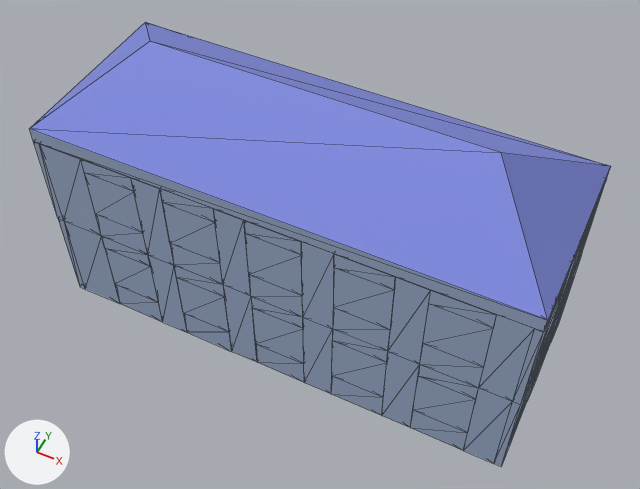
Two versions of the glTF model src/assets/3d/solid/models/Water_Softening_Room.glb, one commit apart.
Rendered twice from a 50 mm camera at (8.9, -17.39, 19.82) aimed at (0.51, -0.6, -1.16). Lighting does not change. The marker at lower left points along +X, +Y and +Z. The picture after the commit comes second. Mesh edges are drawn as thin lines. Where no turn or scale is listed for an object, it has been applied to the vertices. Vertices at exactly the same position are counted once.

The older version as bpy lines, for what is in view:
```python
mat_roof = principled_material('roof')
mat_roof.base_color = (0.224, 0.271, 0.8)  # blue #828ee7
mat_roof.roughness = 0.553
me_mesh = bpy.data.meshes.new('Mesh')
me_mesh.from_pydata(...)  # 10 vertices, 20 faces; spans x -8.0..8.0, y -3.1..3.1, z 1.8..4.3
# faces by material slot: [12, 8]
me_mesh.materials.append(mat_wall)  # blue #afc2e3
me_mesh.materials.append(mat_roof)  # blue #828ee7
me_mesh_100 = bpy.data.meshes.new('Mesh.100')
me_mesh_100.from_pydata(...)  # 432 vertices, 1440 faces; spans x -8.0..8.0, y -3.1..3.1, z -5.2..1.8
# faces by material slot: [1416, 24]
me_mesh_100.materials.append(mat_wall)  # blue #afc2e3
me_mesh_100.materials.append(mat_door)  # green #00ff00
ob_floor1 = bpy.data.objects.new('Floor1', me_mesh_100)
ob_floor1.location = (0.0, 0.0, 0.0)
ob_roof = bpy.data.objects.new('Roof', me_mesh)
ob_roof.location = (0.0, 0.0, 0.0)
```
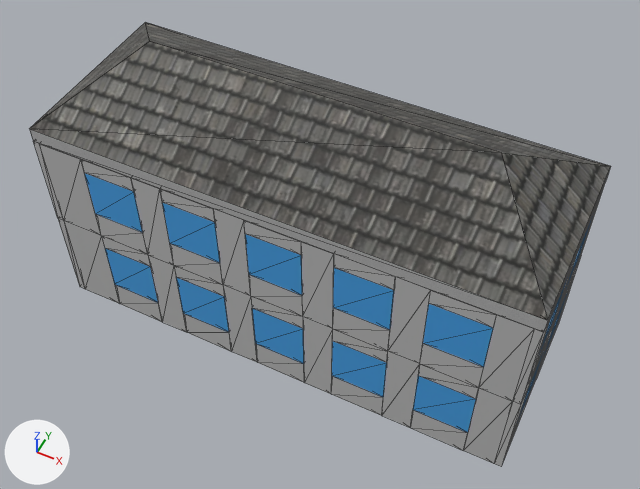
The edits, one by one:
Picture 'gate' (img_gate) is new.
Picture 'ground' (img_ground) is new.
Picture 'window' (img_window) is new.
Picture 'roof' (img_roof) is new.
In material 'roof' (mat_roof), base_color is no longer (0.224, 0.271, 0.8), blue #828ee7.
In material 'roof' (mat_roof), texture is now set to img_roof.
Material 'gate' (mat_gate) is new.
Its texture is img_gate.
Its roughness is 0.553.
Material 'ground' (mat_ground) is new.
Its texture is img_ground.
Its roughness is 0.553.
Material 'window' (mat_window) is new.
Its texture is img_window.
Its roughness is 0.553.
me_mesh_100 is used by ob_floor1; location (0.0, 0.0, 0.0).
me_mesh_100 had 432 vertices, 1440 faces and spanned x -8.0..8.0, y -3.1..3.1, z -5.2..1.8.
me_mesh_100 no longer uses material mat_door (green #00ff00).
me_mesh_100 now has 432 vertices, 1454 faces and spans x -8.0..8.0, y -3.1..3.1, z -5.2..1.8.
me_mesh_100 part 1: 1290 kept faces spanning x -8.0..8.0, y -3.1..3.1, z -5.2..1.8 get new texture (UV) coordinates.
me_mesh_100 part 2: 1048 faces spanning x -8.0..8.0, y -3.1..3.1, z -5.2..1.8 switch from mat_wall (blue #afc2e3) to mat_ground (picture img_ground).
me_mesh_100 part 3: 312 faces spanning x -8.0..8.0, y -3.1..3.1, z -4.1..1.2 switch from mat_wall (blue #afc2e3) to mat_window (picture img_window).
Edits to the shape of me_mesh_100 do not show in these pictures.
me_mesh_100 gains material mat_gate (picture img_gate).

Where the change shows, as pixel boxes (x1, y1, x2, y2) in the pictures (640 x 489 px):
'Roof', surface changed (blue to grey): (29, 22, 611, 332) in both
'Floor1', reshaped: before (34, 142, 605, 466); after (33, 141, 605, 466)
part 1 of me_mesh_100, surface changed: (34, 142, 605, 466) in both
part 2 of me_mesh_100, recoloured: (34, 142, 605, 466) in both
part 3 of me_mesh_100, recoloured: (84, 173, 593, 433) in both
